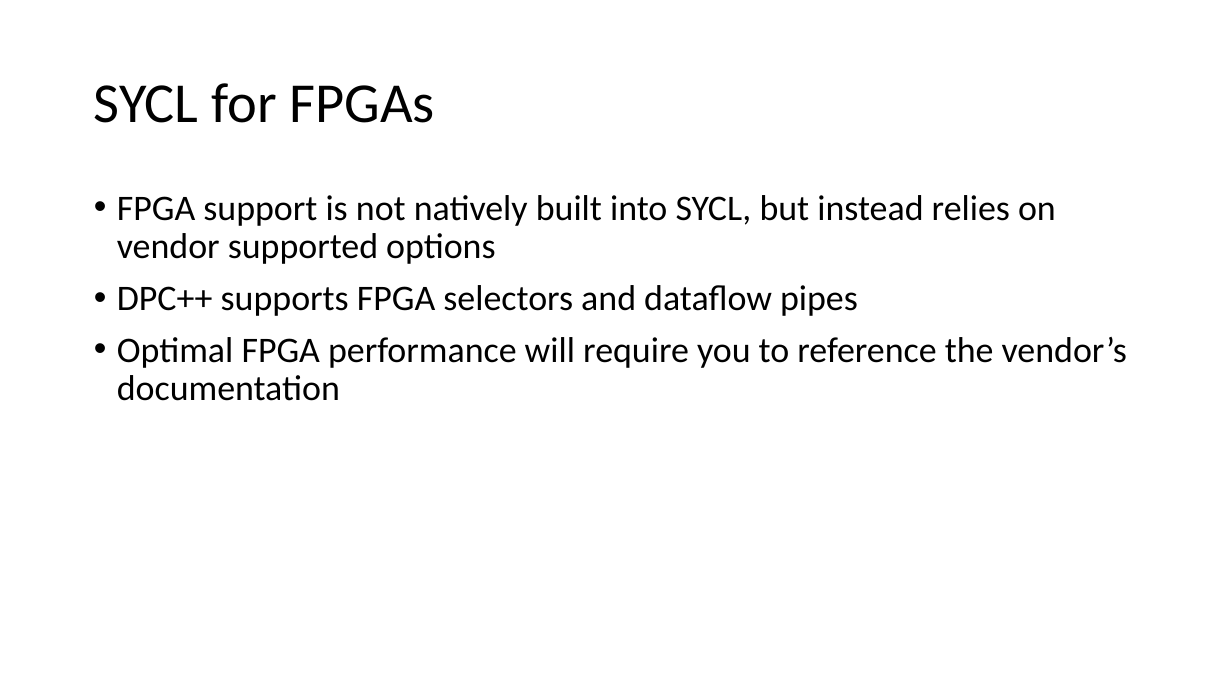
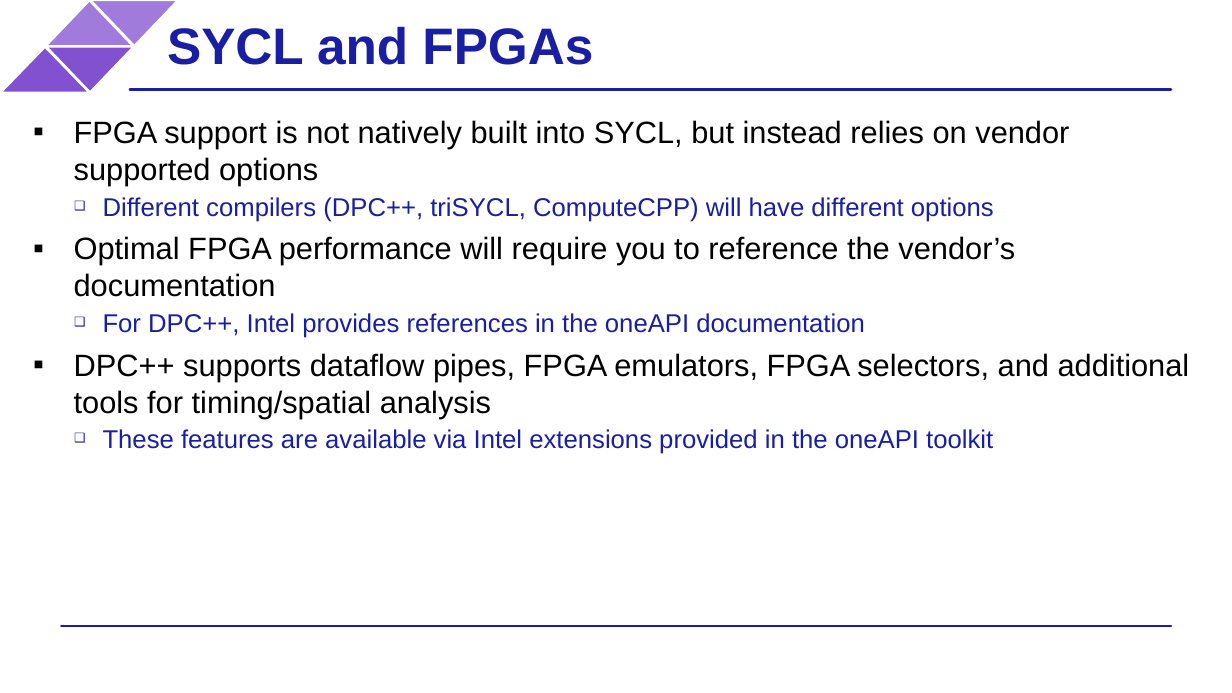
Before and after one commit to BenjaminMFindley/Reconfig-2-SYCL-DPCPP, a slide deck: slide 2 of Slides/SYCL_FPGA.pptx. Drawn at 1232x693 pixels with LibreOffice and Linux fonts; fonts in the diff are those of the drawing; background and template pictures are left out. Boxes give left, top, right and bottom in pixels: in the first picture for what was removed or moved away, otherwise in the second. Text is boxed around its words. In the diff, an @@ line names an element or a change of style, - is before the commit and + after.

Commit message:
updated FPGA slides to use template

```diff
--- a/Slides/SYCL_FPGA.pptx
+++ b/Slides/SYCL_FPGA.pptx
@@ title at [167,26,593,65]: text changed; size 44 to 40 pt; font Calibri to Arial; text colour #000000 to #191EA2; bold on @@
-SYCL for FPGAs
+SYCL and FPGAs
@@ group added at [0,0,178,92]: 4 triangles @@
@@ text "FPGA support is not natively ...": place and size @@
-text "FPGA support is not natively ..." at [117,195,1127,401]
+text "FPGA support is not natively ..." at [74,120,1190,454]
@@ line added from (130, 90) to (1171, 90), #191EA2 2 pt @@
@@ text at [74,120,1069,297]: size 28 to 24 pt, font Calibri to Arial in "FPGA support is not natively built into ...", "Optimal FPGA performance will require you to ..."; bullet • to ▪; line spacing 0.9 to 1; less space between paragraphs @@
@@ text at [103,197,994,222]: text changed; size 28 to 20 pt; font Calibri to Arial; text colour #000000 to #191EA2 @@
-• DPC++ supports FPGA selectors and dataflow pipes
+  ❑ Different compilers (DPC++, triSYCL, ComputeCPP) will have different options
@@ text at [74,313,1190,454]: paragraphs added @@
+  ❑ For DPC++, Intel provides references in the oneAPI documentation
+▪ DPC++ supports dataflow pipes, FPGA emulators, FPGA selectors, and additional tools for timing/spatial analysis
+  ❑ These features are available via Intel extensions provided in the oneAPI toolkit
@@ line added from (61, 626) to (1171, 626), #191EA2 2 pt @@
```
Also in this commit, not shown: 3 other slides changed, 2 slides added, 4 slides removed.
